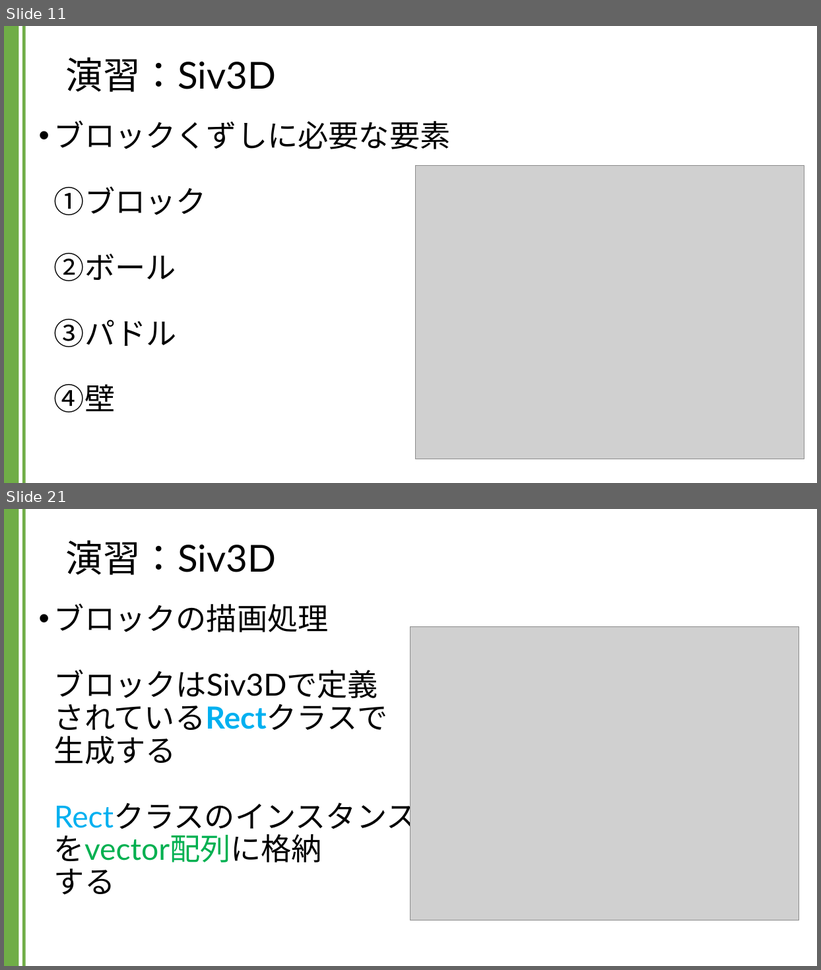
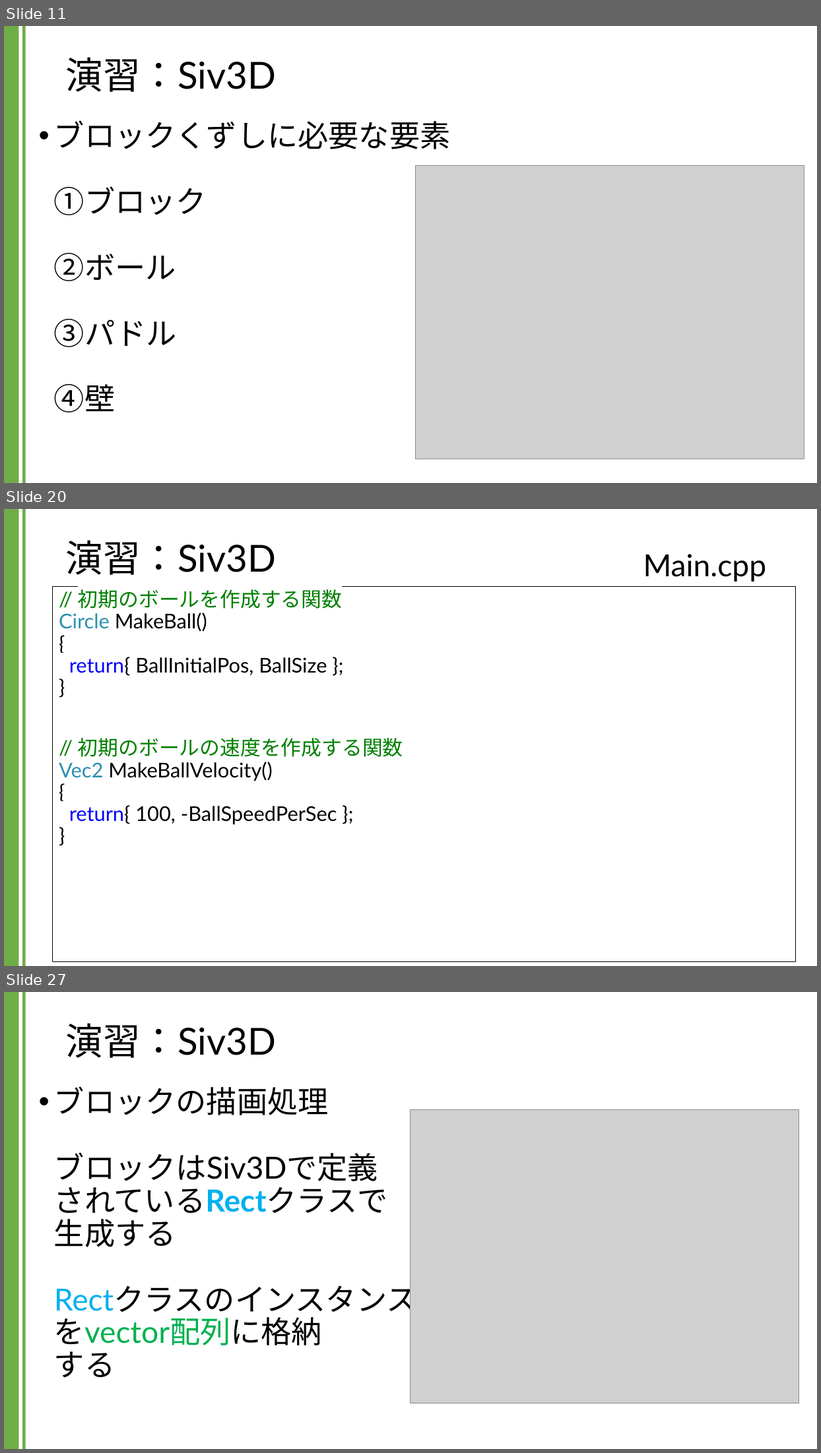
Before and after one commit to kic-murata/cpp2024, a slide deck: 授業資料/演習課題：Siv3D.pptx. Shown one above the other, each under a label of ours: slides 11 and 21 before the commit, slides 11, 20 and 27 after it; the slides between them are not shown. The pictures are 821x970 and 821x1453 pixels, drawn with LibreOffice and Linux fonts; fonts in the diff are those of the drawing; grey boxes stand for pictures; background and template pictures are left out. Boxes give left, top, right and bottom in pixels: in the first picture for what was removed or moved away, otherwise in the second. Text is boxed around its words. In the diff, an @@ line names an element or a change of style, - is before the commit and + after.

```diff
--- a/授業資料/演習課題：Siv3D.pptx
+++ b/授業資料/演習課題：Siv3D.pptx
@@ slide 20 added at (4, 509, 817, 966), background #FFFFFF; not listed: 2 template elements that a slide beside it also shows @@
@@ title added at (66, 540, 276, 575), 44 pt, text #000000 @@
+演習：Siv3D
@@ text added at (644, 554, 767, 582), 36 pt, text #000000 @@
+Main.cpp
@@ rectangle added at (53, 586, 796, 962), fill #FFFFFF, outline #000000 0.75 pt, 24 pt, text #000000 @@
+// 初期のボールを作成する関数
+Circle MakeBall()
+{
+return{ BallInitialPos, BallSize };
+}
+// 初期のボールの速度を作成する関数
+Vec2 MakeBallVelocity()
+{
+return{ 100, -BallSpeedPerSec };
+}
@@ what was slide 21 is now slide 27 @@
```
Also in this commit, not shown: 9 slides changed, 5 other slides added.
